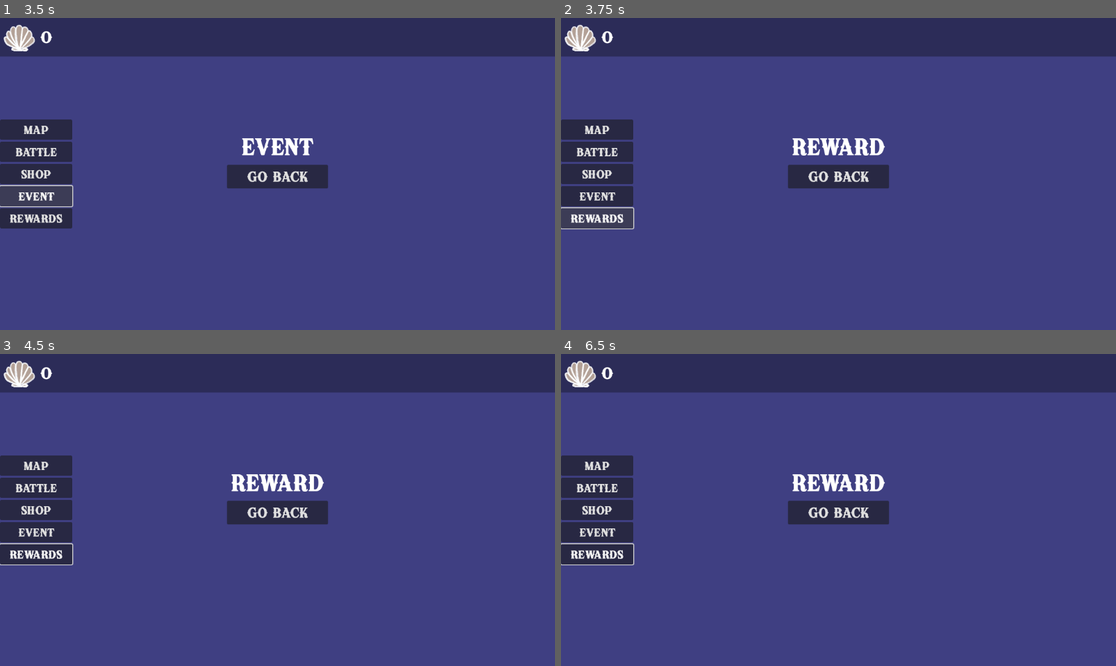
Above: before the commit, frames 1-4 (two rows, left to right).
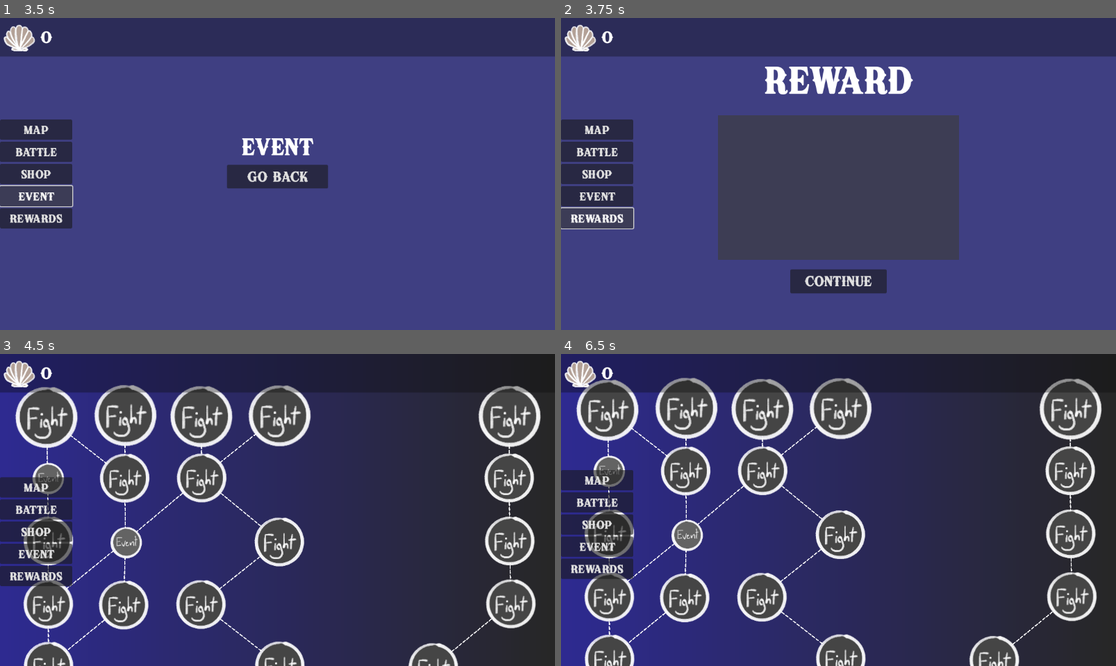
Above: after the commit, the same moments.

Repository: Yessix3/TalesFromDeep
Game: Godot game, scene res://maptree/GameManager/game_manager.tscn
The game is run twice, just before and just after one commit, with the same random seed, the same clock (stepped at 60 frames per second) and the same inputs. This scene is started directly instead of the project's main scene. The engine's default icon, where the game draws it, is replaced by a stand-in: a white triangle on a blue panel in a dark square.
Inputs (mouse positions are in pixels of both pictures, inside the frame that each line leads up to):
- Up to frame 1 (3.5 s): click "Battle" at 0.5 s; click "Shop" at 1.25 s; click "Go Back" at 2 s; click "Event" at 2.75 s
- Up to frame 2 (3.75 s): click "Rewards" at 3.5 s
- Up to frame 3 (4.5 s): click (277, 616) at 4.25 s, where only the run after the commit has a clickable "Continue"
- Up to frame 4 (6.5 s): move the mouse to (960, 494) at 5.02 s; press the mouse at (960, 494) at 5.03 s; hold Right (Right) from 5.03 s (still down); tap Space (jump) at 5.27, 6.02 s; move the mouse to (727, 525) at 5.77 s; release the mouse at (727, 525) at 5.78 s; tap Mouse wheel down (scroll_down) at 5.85 s

Frame 1 is identical in both runs. In frame 2, 22% of the frame differs, in the area x 28-72%, y 15-89%; in frame 3, 74%; in frame 4, 74%, in the area x 0-100%, y 0-100%.
Error in both runs: Invalid access to property or key 'next_rooms' on a base object of type 'Nil'. (res://maptree/mapTree/map_tree.gd:108)

Commit message:
Reward Szene erstellt

Diff:
--- a/maptree/GameManager/game_manager.gd
+++ b/maptree/GameManager/game_manager.gd
@@ -2,7 +2,7 @@
 extends Node
 
 const BATTLE_SCENE := preload("res://maptree/dummyFight/dummyFight.tscn")
-const BATTLE_REWARD_SCENE := preload("res://maptree/rewardSzene/reward_dummy.tscn")
+const BATTLE_REWARD_SCENE := preload("res://maptree/rewardSzene/battle_reward.tscn")
 const EVENT_SCENE := preload("res://maptree/dummyEvent/event_dummy.tscn")
 #const MAP_SCENE := preload("res://maptree/mapTree/mapDummy.tscn")
 const SHOP_SCENE := preload("res://maptree/shop/shop_dummy.tscn")
@@ -40,10 +40,8 @@
 	map.unlock_floor(0)
 
 
-	#return new_view #??
 
-
-func _change_view(scene: PackedScene) -> void:
+func _change_view(scene: PackedScene) -> Node:
 	##########
 	map.hide_map()
 	map.disable_scroll()
@@ -54,6 +52,8 @@
 	get_tree().paused = false
 	var new_view := scene.instantiate()
 	current_view.add_child(new_view)
+
+	return new_view
 
 func _show_map() -> void:
 	if current_view.get_child_count() > 0:
@@ -66,7 +66,7 @@
 	map.unlock_next_rooms()
 
 func _setup_event_connections() -> void:
-	EventManager.fight_won.connect(_change_view.bind(BATTLE_REWARD_SCENE))
+	EventManager.fight_won.connect(_on_battle_won)
 	EventManager.battle_reward_exited.connect(_show_map)
 	EventManager.event_room_exited.connect(_show_map)
 	EventManager.map_exited.connect(_on_map_exited)
@@ -81,6 +81,13 @@
 func _setup_top_bar():
 	shells_ui.run_status = status
 
+func _on_battle_won() -> void:
+	var reward_scene := _change_view(BATTLE_REWARD_SCENE) as BattleReward
+	reward_scene.run_status = status
+
+	# temporary
+	reward_scene.add_shells_reward(77)
+
 func _on_map_exited(room: Room) -> void:
 	match room.type:
 		Room.Type.FIGHT:
--- /dev/null
+++ b/maptree/rewardSzene/battle_reward.gd
@@ -0,0 +1,37 @@
+class_name BattleReward
+extends Control
+
+const REWARD_BUTTON = preload("res://maptree/rewardSzene/reward_button.tscn")
+const SHELLS_ICON := preload("res://maptree/TestButtons/GakiTestIconShell.png")
+const SHELLS_TEXT := "%s Shells"
+
+@export var run_status: RunStatus
+
+@onready var rewards: VBoxContainer = %Rewards
+
+func _ready() -> void:
+	for node: Node in rewards.get_children():
+		node.queue_free()
+
+	#run_status = RunStatus.new()
+	#run_status.shells_changed.connect(func(): print("shells: %s" % run_status.shells))
+
+	#add_shells_reward(77)
+#void add_shells_reward(amount: int)
+
+
+func add_shells_reward(amount: int) -> void:
+	var shells_reward := REWARD_BUTTON.instantiate() as RewardButton
+	shells_reward.reward_icon = SHELLS_ICON
+	shells_reward.reward_text = SHELLS_TEXT % amount
+	shells_reward.pressed.connect(_on_shells_reward_taken.bind(amount))
+	rewards.add_child.call_deferred(shells_reward)
+
+func _on_shells_reward_taken(amount: int) -> void:
+	if not run_status:
+		return
+	run_status.shells += amount
+
+
+func _on_back_button_pressed() -> void:
+	EventManager.battle_reward_exited.emit()
--- /dev/null
+++ b/maptree/rewardSzene/battle_reward.tscn
@@ -0,0 +1,79 @@
+[gd_scene load_steps=5 format=3 uid="uid://bj22axql4txpv"]
+
+[ext_resource type="Script" uid="uid://cv5qbbfy3m1xu" path="res://maptree/rewardSzene/battle_reward.gd" id="1_q1kxk"]
+[ext_resource type="PackedScene" uid="uid://b7n6tc8tp4bj4" path="res://maptree/rewardSzene/reward_button.tscn" id="2_4xx7e"]
+[ext_resource type="Texture2D" uid="uid://didwnl4k3nq0d" path="res://maptree/TestButtons/GakiTestIconShell.png" id="3_2y4ap"]
+
+[sub_resource type="StyleBoxFlat" id="StyleBoxFlat_gc0i2"]
+bg_color = Color(0.23529412, 0.23529412, 0.23529412, 0.6627451)
+
+[node name="BattleReward" type="Control"]
+layout_mode = 3
+anchors_preset = 15
+anchor_right = 1.0
+anchor_bottom = 1.0
+grow_horizontal = 2
+grow_vertical = 2
+script = ExtResource("1_q1kxk")
+
+[node name="ColorRect" type="ColorRect" parent="."]
+layout_mode = 1
+anchors_preset = 15
+anchor_right = 1.0
+anchor_bottom = 1.0
+grow_horizontal = 2
+grow_vertical = 2
+color = Color(0.24705882, 0.24705882, 0.50980395, 1)
+
+[node name="VBoxContainer" type="VBoxContainer" parent="."]
+layout_mode = 1
+anchors_preset = 8
+anchor_left = 0.5
+anchor_top = 0.5
+anchor_right = 0.5
+anchor_bottom = 0.5
+offset_left = -105.0
+offset_top = -90.0
+offset_right = 105.0
+offset_bottom = 90.0
+grow_horizontal = 2
+grow_vertical = 2
+theme_override_constants/separation = 20
+
+[node name="Label" type="Label" parent="VBoxContainer"]
+custom_minimum_size = Vector2(50, 10)
+layout_mode = 2
+theme_override_font_sizes/font_size = 80
+text = "Reward"
+horizontal_alignment = 1
+
+[node name="RewardContainer" type="PanelContainer" parent="VBoxContainer"]
+custom_minimum_size = Vector2(500, 300)
+layout_mode = 2
+theme_override_styles/panel = SubResource("StyleBoxFlat_gc0i2")
+
+[node name="MarginContainer" type="MarginContainer" parent="VBoxContainer/RewardContainer"]
+layout_mode = 2
+theme_override_constants/margin_left = 15
+theme_override_constants/margin_top = 15
+theme_override_constants/margin_right = 15
+theme_override_constants/margin_bottom = 15
+
+[node name="Rewards" type="VBoxContainer" parent="VBoxContainer/RewardContainer/MarginContainer"]
+unique_name_in_owner = true
+layout_mode = 2
+theme_override_constants/separation = 20
+
+[node name="ShellsReward" parent="VBoxContainer/RewardContainer/MarginContainer/Rewards" instance=ExtResource("2_4xx7e")]
+layout_mode = 2
+reward_icon = ExtResource("3_2y4ap")
+reward_text = "127 Shells"
+
+[node name="BackButton" type="Button" parent="VBoxContainer"]
+custom_minimum_size = Vector2(200, 50)
+layout_mode = 2
+size_flags_horizontal = 4
+theme_override_font_sizes/font_size = 30
+text = "Continue"
+
+[connection signal="pressed" from="VBoxContainer/BackButton" to="." method="_on_back_button_pressed"]
--- /dev/null
+++ b/maptree/rewardSzene/reward_button.gd
@@ -0,0 +1,27 @@
+class_name RewardButton
+extends Button
+
+@export var reward_icon: Texture : set = set_reward_icon
+@export var reward_text: String : set = set_reward_text
+
+@onready var custom_icon: TextureRect = %CustomIcon
+@onready var custom_text: Label = %CustomText
+
+func set_reward_icon(new_icon: Texture) -> void:
+    reward_icon = new_icon
+
+    if not is_node_ready():
+        await ready
+
+    custom_icon.texture = reward_icon
+
+func set_reward_text(new_text: String) -> void:
+    reward_text = new_text
+
+    if not is_node_ready():
+        await ready
+
+    custom_text.text = reward_text
+
+func _on_pressed() -> void:
+    queue_free()
--- /dev/null
+++ b/maptree/rewardSzene/reward_button.tscn
@@ -0,0 +1,46 @@
+[gd_scene load_steps=3 format=3 uid="uid://b7n6tc8tp4bj4"]
+
+[ext_resource type="Texture2D" uid="uid://didwnl4k3nq0d" path="res://maptree/TestButtons/GakiTestIconShell.png" id="1_7f6j3"]
+[ext_resource type="Script" uid="uid://r20kmc4ywbi3" path="res://maptree/rewardSzene/reward_button.gd" id="1_usox0"]
+
+[node name="RewardButton" type="Button"]
+custom_minimum_size = Vector2(80, 100)
+offset_right = 300.0
+offset_bottom = 100.0
+script = ExtResource("1_usox0")
+
+[node name="MarginContainer" type="MarginContainer" parent="."]
+layout_mode = 1
+anchors_preset = 15
+anchor_right = 1.0
+anchor_bottom = 1.0
+grow_horizontal = 2
+grow_vertical = 2
+theme_override_constants/margin_left = 10
+theme_override_constants/margin_top = 10
+theme_override_constants/margin_right = 10
+theme_override_constants/margin_bottom = 10
+
+[node name="HBoxContainer" type="HBoxContainer" parent="MarginContainer"]
+layout_mode = 2
+theme_override_constants/separation = 5
+
+[node name="CustomIcon" type="TextureRect" parent="MarginContainer/HBoxContainer"]
+unique_name_in_owner = true
+custom_minimum_size = Vector2(80, 80)
+layout_mode = 2
+size_flags_vertical = 4
+texture = ExtResource("1_7f6j3")
+expand_mode = 1
+
+[node name="CustomText" type="Label" parent="MarginContainer/HBoxContainer"]
+unique_name_in_owner = true
+custom_minimum_size = Vector2(160, 80)
+layout_mode = 2
+size_flags_vertical = 1
+theme_override_font_sizes/font_size = 35
+text = "99 Shells"
+horizontal_alignment = 1
+vertical_alignment = 1
+
+[connection signal="pressed" from="." to="." method="_on_pressed"]
--- a/maptree/rewardSzene/reward_dummy.gd
+++ /dev/null
@@ -1,5 +0,0 @@
-extends Control
-
-
-func _on_button_pressed() -> void:
-	EventManager.battle_reward_exited.emit()
--- a/maptree/rewardSzene/reward_dummy.tscn
+++ /dev/null
@@ -1,48 +0,0 @@
-[gd_scene load_steps=2 format=3 uid="uid://bj22axql4txpv"]
-
-[ext_resource type="Script" uid="uid://cv5qbbfy3m1xu" path="res://maptree/rewardSzene/reward_dummy.gd" id="1_gc0i2"]
-
-[node name="RewardDummy" type="Control"]
-layout_mode = 3
-anchors_preset = 15
-anchor_right = 1.0
-anchor_bottom = 1.0
-grow_horizontal = 2
-grow_vertical = 2
-script = ExtResource("1_gc0i2")
-
-[node name="ColorRect" type="ColorRect" parent="."]
-layout_mode = 1
-anchors_preset = 15
-anchor_right = 1.0
-anchor_bottom = 1.0
-grow_horizontal = 2
-grow_vertical = 2
-color = Color(0.24705882, 0.24705882, 0.50980395, 1)
-
-[node name="VBoxContainer" type="VBoxContainer" parent="."]
-layout_mode = 1
-anchors_preset = 8
-anchor_left = 0.5
-anchor_top = 0.5
-anchor_right = 0.5
-anchor_bottom = 0.5
-offset_left = -105.0
-offset_top = -90.0
-offset_right = 105.0
-offset_bottom = 90.0
-grow_horizontal = 2
-grow_vertical = 2
-
-[node name="Label" type="Label" parent="VBoxContainer"]
-layout_mode = 2
-theme_override_font_sizes/font_size = 50
-text = "Reward"
-horizontal_alignment = 1
-
-[node name="Button" type="Button" parent="VBoxContainer"]
-layout_mode = 2
-theme_override_font_sizes/font_size = 30
-text = "Go Back"
-
-[connection signal="pressed" from="VBoxContainer/Button" to="." method="_on_button_pressed"]
--- a/maptree/ui/battle_over_panel.gd
+++ b/maptree/ui/battle_over_panel.gd
@@ -10,12 +10,12 @@
 
 func _ready() -> void:
 	continue_button.pressed.connect(func(): EventManager.fight_won.emit())
-	if not EventManager.battle_over_screen_requested.is_connected(show_screen):
-		EventManager.battle_over_screen_requested.connect(show_screen)
+	#if not EventManager.battle_over_screen_requested.is_connected(show_screen):
+	EventManager.battle_over_screen_requested.connect(show_screen)
 
-func _exit_tree() -> void:
-	if EventManager.battle_over_screen_requested.is_connected(show_screen):
-		EventManager.battle_over_screen_requested.disconnect(show_screen)
+#func _exit_tree() -> void:
+#	if EventManager.battle_over_screen_requested.is_connected(show_screen):
+#		EventManager.battle_over_screen_requested.disconnect(show_screen)
 
 
 
Renamed: maptree/rewardSzene/reward_dummy.gd.uid -> maptree/rewardSzene/battle_reward.gd.uid
Not shown, added: maptree/rewardSzene/reward_button.gd.uid
